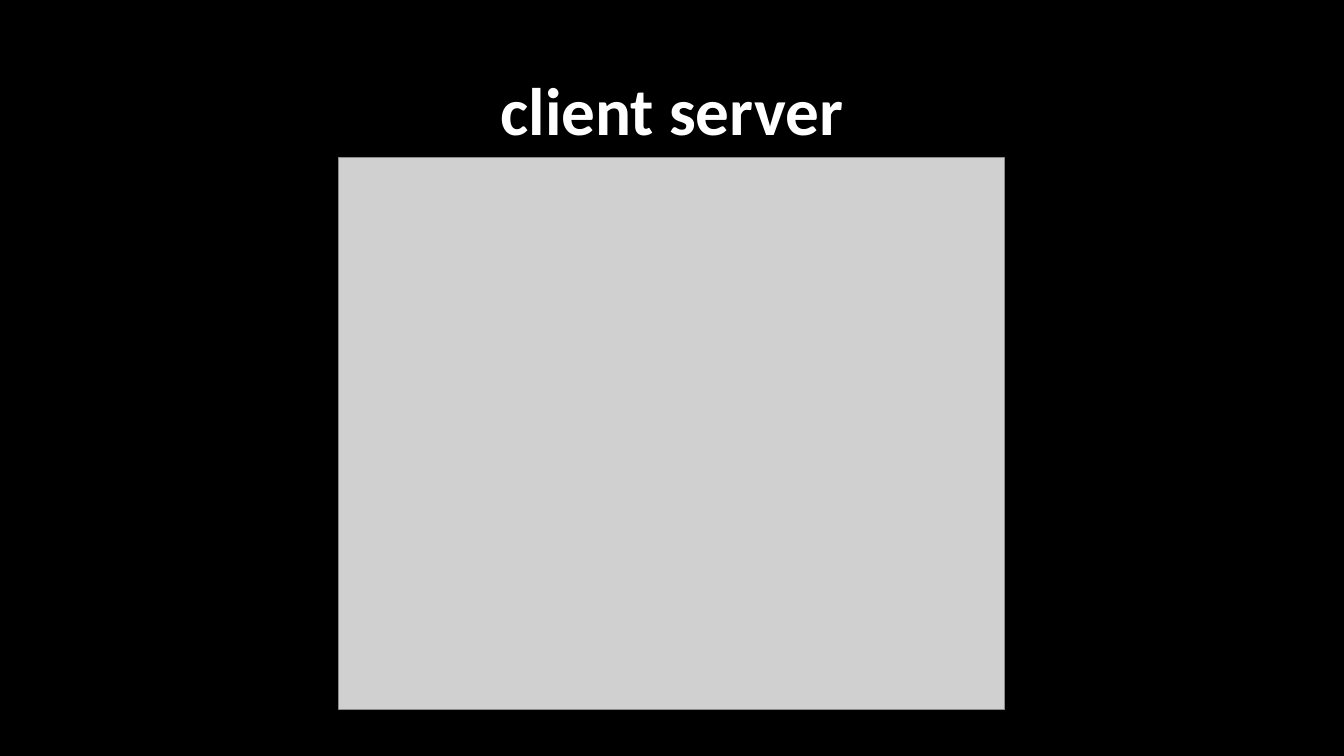
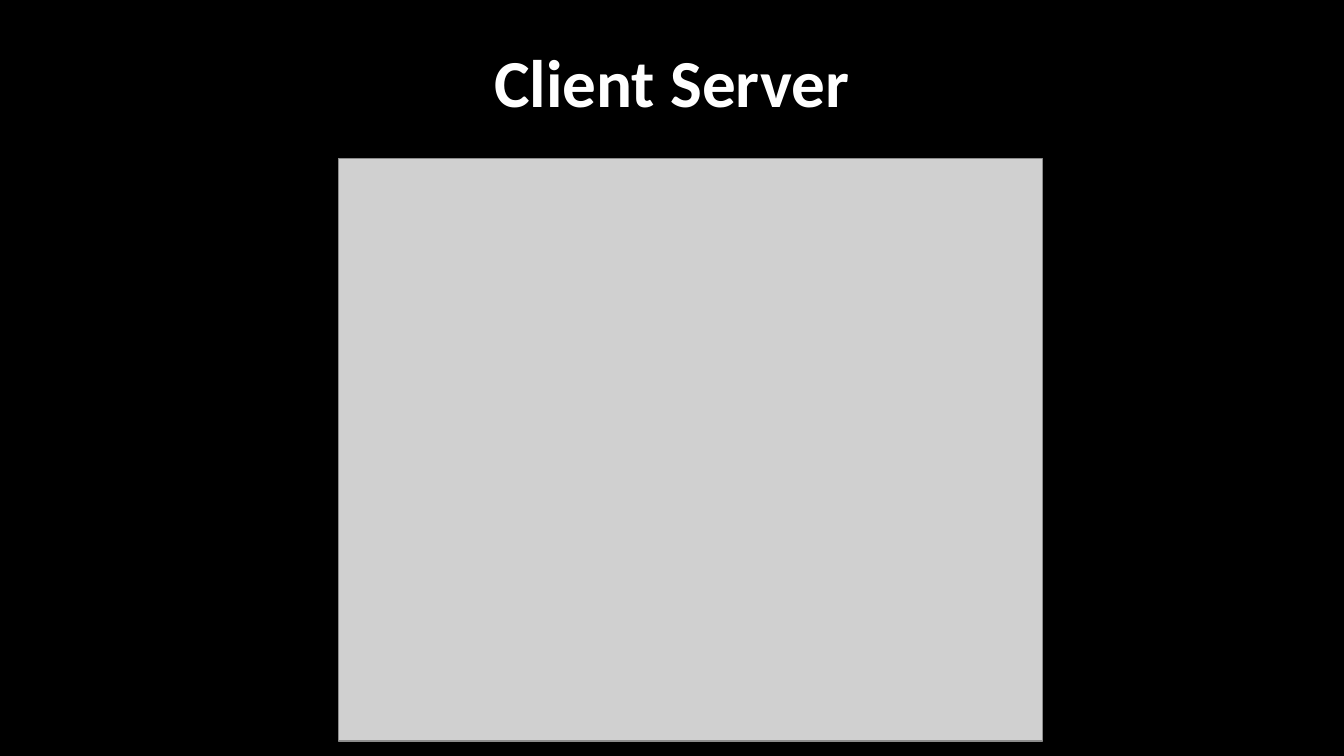
Before and after one commit to haiderIbrahem/ASPU_WEB, a slide deck: slide 9 of web.pptx (slide 10 before the commit). Drawn at 1344x756 pixels with LibreOffice and Linux fonts; fonts in the diff are those of the drawing; grey boxes stand for pictures. Boxes give left, top, right and bottom in pixels: in the first picture for what was removed or moved away, otherwise in the second. Text is boxed around its words. In the diff, an @@ line names an element or a change of style, - is before the commit and + after.

Commit message:
add new slide

```diff
--- a/web.pptx
+++ b/web.pptx
@@ title at bbox=[494, 60, 849, 108]: text changed @@
-client server
+Client Server
@@ picture: place and size @@
-picture at bbox=[339, 158, 1005, 710]
+picture at bbox=[339, 159, 1043, 742]
```
Also in this commit, not shown: 3 other slides changed, 2 slides added, 1 other file.
